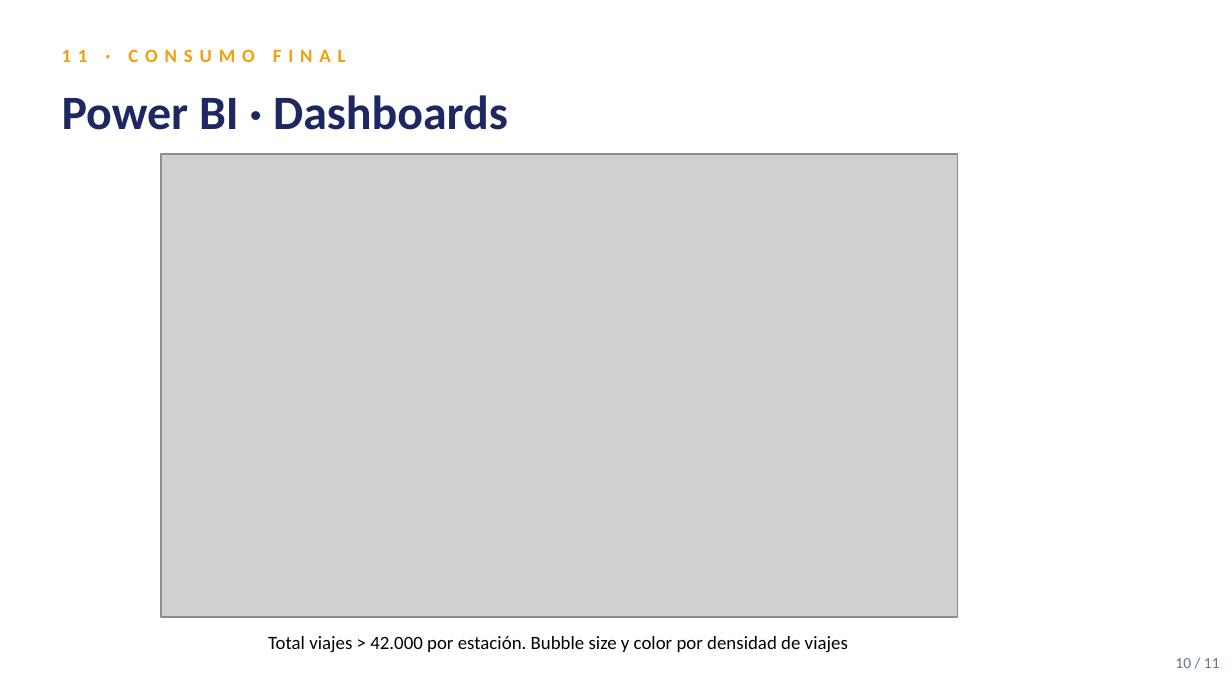
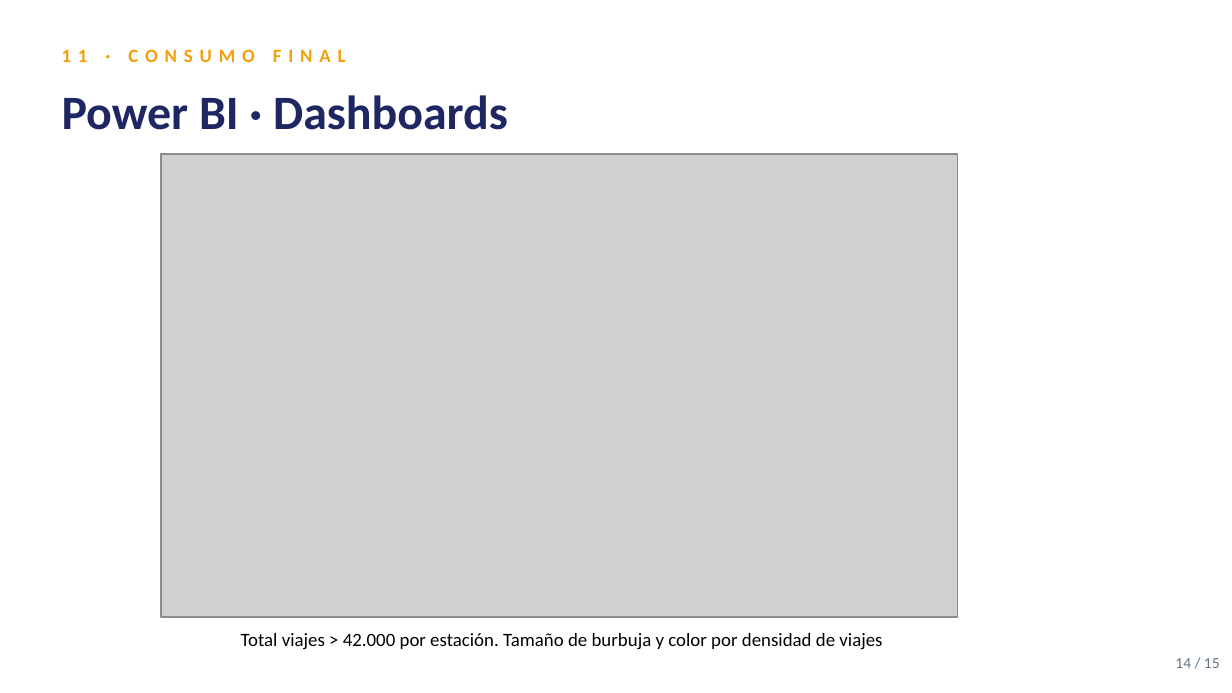
Before and after one commit to Rlizaran/Snowflake_proyect, a slide deck: slide 14 of presentacion/Presentacion.pptx (slide 10 before the commit). Drawn at 1232x693 pixels with LibreOffice and Linux fonts; fonts in the diff are those of the drawing; grey boxes stand for pictures. Boxes give left, top, right and bottom in pixels: in the first picture for what was removed or moved away, otherwise in the second. Text is boxed around its words. In the diff, an @@ line names an element or a change of style, - is before the commit and + after.

```diff
--- a/presentacion/Presentacion.pptx
+++ b/presentacion/Presentacion.pptx
@@ text at (241, 633, 882, 650): text changed @@
-Total viajes > 42.000 por estación. Bubble size y color por densidad de viajes
+Total viajes > 42.000 por estación. Tamaño de burbuja y color por densidad de viajes
@@ text at (1175, 658, 1220, 668): text changed @@
-10 / 11
+14 / 15
```
Also in this commit, not shown: 9 other slides changed, 4 slides added, 1 other file.
